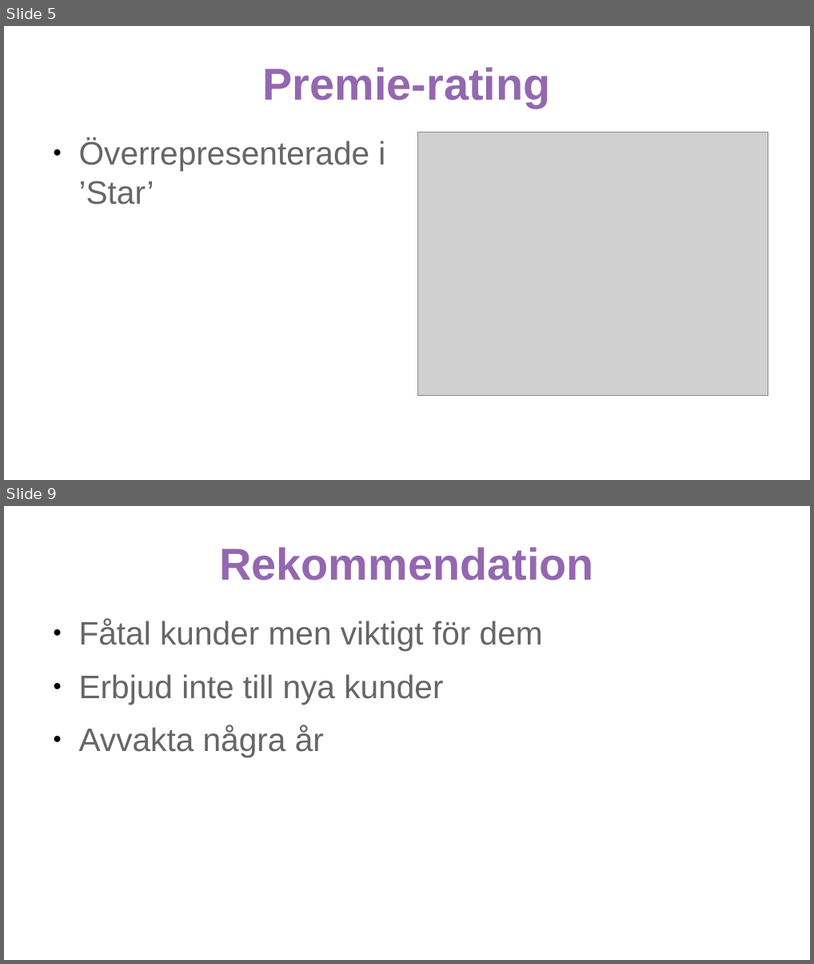
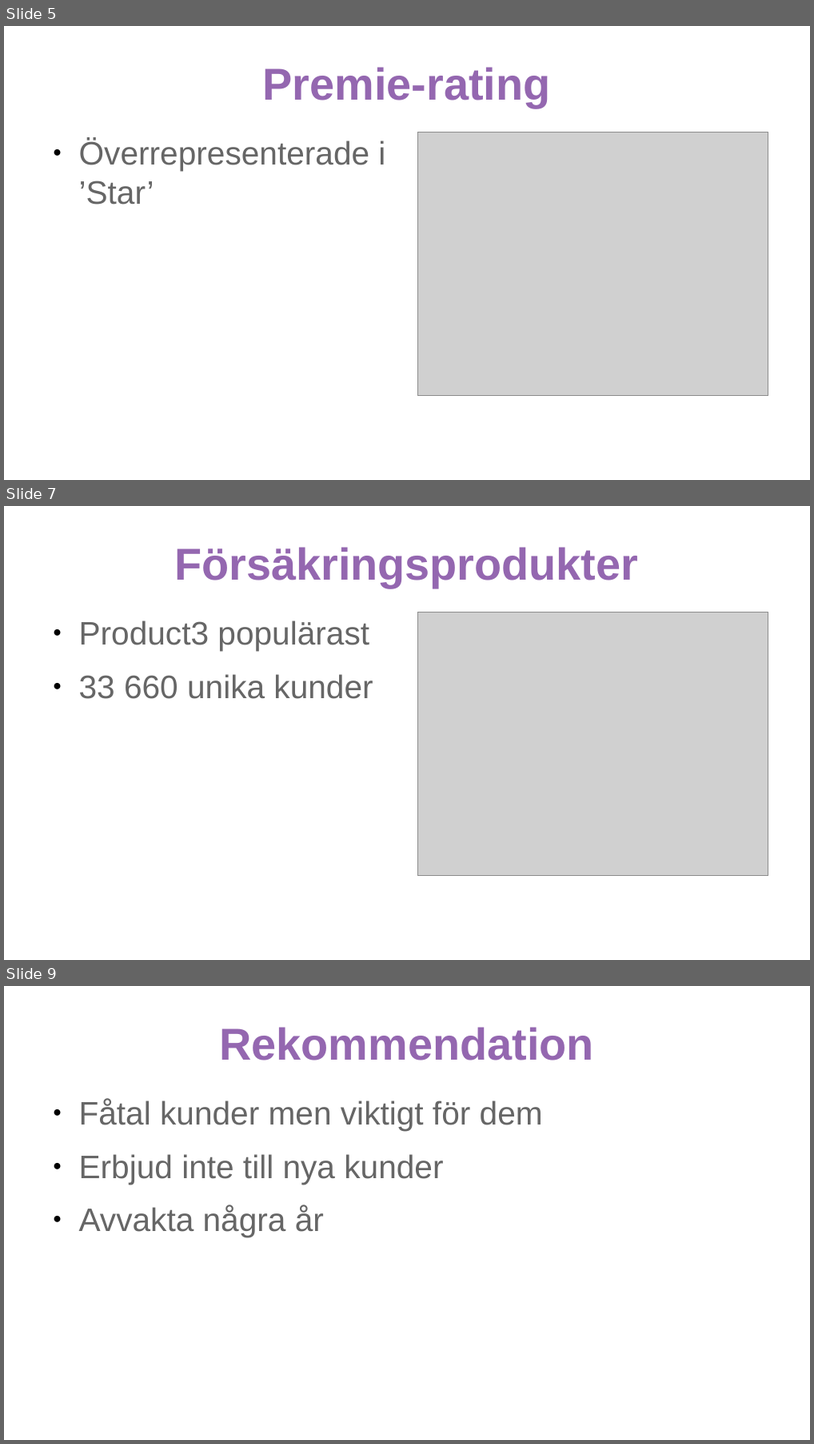
Before and after one commit to samfromsatc/payment_method_case_if, a slide deck: presentation_payment_method.odp. Shown one above the other, each under a label of ours: slides 5 and 9 before the commit, slides 5, 7 and 9 after it; the slides between them are not shown. The pictures are 814x964 and 814x1444 pixels, drawn with LibreOffice and Linux fonts; fonts in the diff are those of the drawing; grey boxes stand for pictures. Boxes give left, top, right and bottom in pixels: in the first picture for what was removed or moved away, otherwise in the second. Text is boxed around its words. In the diff, an @@ line names an element or a change of style, - is before the commit and + after.

```diff
--- a/presentation_payment_method.odp
+++ b/presentation_payment_method.odp
@@ slide 7 added at bbox=[4, 506, 810, 960], background #FFFFFF @@
@@ title added at bbox=[174, 547, 638, 588], 44 pt, text #9467B0, bold @@
+Försäkringsprodukter
@@ text added at bbox=[79, 620, 373, 699], 32 pt, text #666666 @@
+● Product3 populärast
+● 33 660 unika kunder
@@ picture added at bbox=[418, 612, 769, 876] @@
```
Also in this commit, not shown: 3 slides changed, 1 slide removed, 7 other files.
